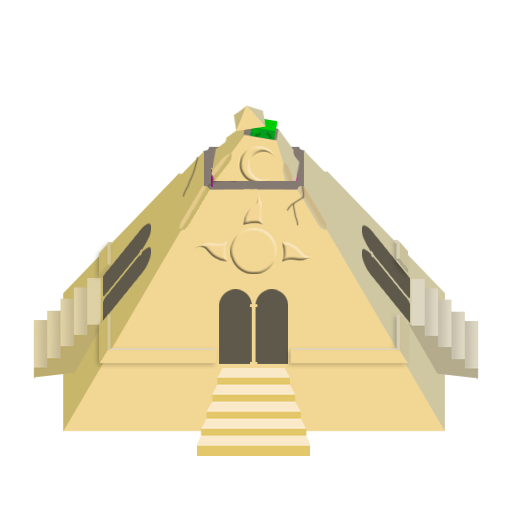
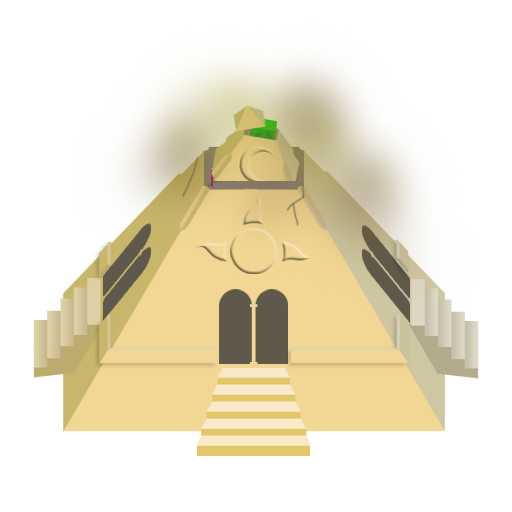
The second 512px x 512px image is a revision of the first. Changes to its layers:
added layer "fumers" above "RoturaEnd" over (98, 38, 447, 294)
